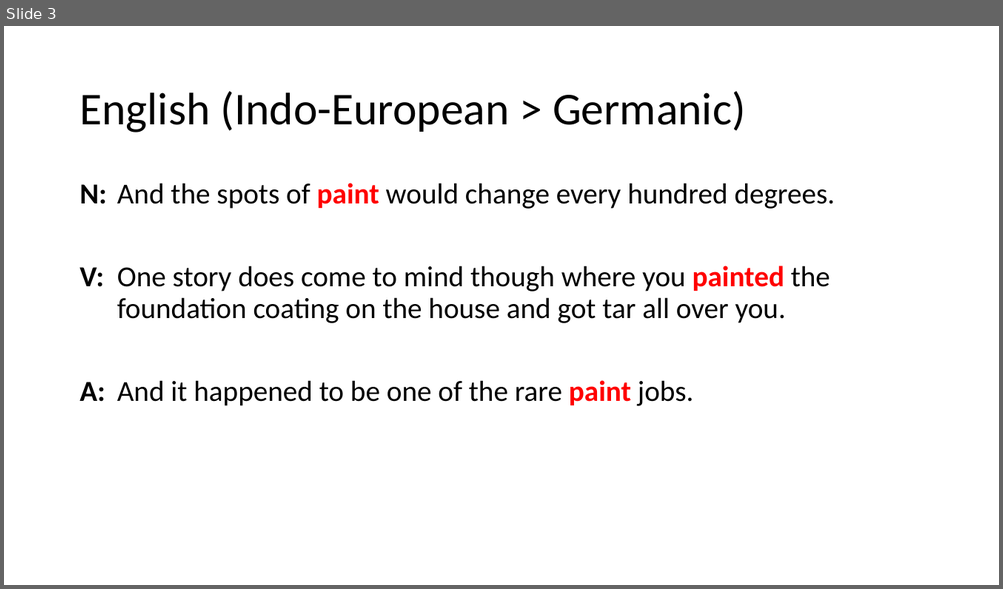
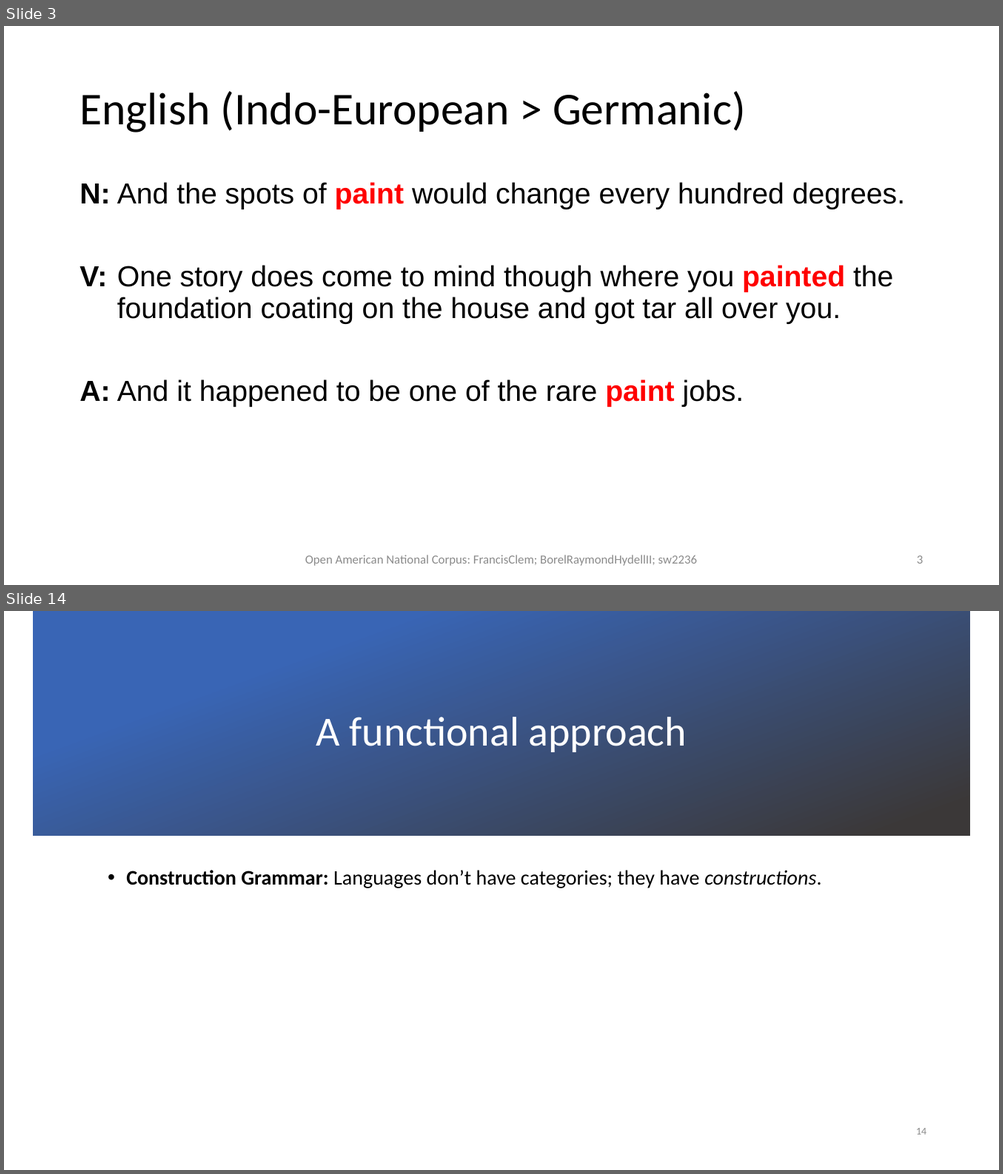
Before and after one commit to dwhieb/dissertation, a slide deck: publications/Lexical flexibility Expanding the empirical coverage/Lexical flexibility Expanding the empirical coverage.pptx. Shown one above the other, each under a label of ours: slide 3 before the commit, slides 3 and 14 after it; the slides between them are not shown. The pictures are 1003x589 and 1003x1174 pixels, drawn with LibreOffice and Linux fonts; fonts in the diff are those of the drawing; background and template pictures are left out. Boxes give left, top, right and bottom in pixels: in the first picture for what was removed or moved away, otherwise in the second. Text is boxed around its words. In the diff, an @@ line names an element or a change of style, - is before the commit and + after.

```diff
--- a/publications/Lexical flexibility Expanding the empirical coverage/Lexical flexibility Expanding the empirical coverage.pptx
+++ b/publications/Lexical flexibility Expanding the empirical coverage/Lexical flexibility Expanding the empirical coverage.pptx
@@ slide 14 added at (4, 611, 999, 1170), background picture (left out) @@
@@ rectangle added at (33, 611, 970, 835), fill gradient #3965B5 to #3B3838 @@
@@ title added at (316, 717, 686, 752), 40 pt, text #FFFFFF @@
+A functional approach
@@ text added at (126, 870, 821, 889), 20 pt, text #000000 @@
+• Construction Grammar: Languages don’t have categories; they have constructions.
@@ page number added at (916, 1128, 926, 1135), 10 pt, text #898989 @@
+14
@@ slide 3 changed as well @@
@@ text "N: And the spots of ..." at (79, 182, 905, 407): font Calibri to Arial @@
@@ text added at (305, 555, 697, 566), 12 pt, text #8C8C8C @@
+Open American National Corpus: FrancisClem; BorelRaymondHydellII; sw2236
@@ page number added at (916, 556, 922, 564), 12 pt, text #8C8C8C @@
+3
```
Also in this commit, not shown: 6 other slides changed, 62 other slides added, 2 slides removed, 4 other files.
